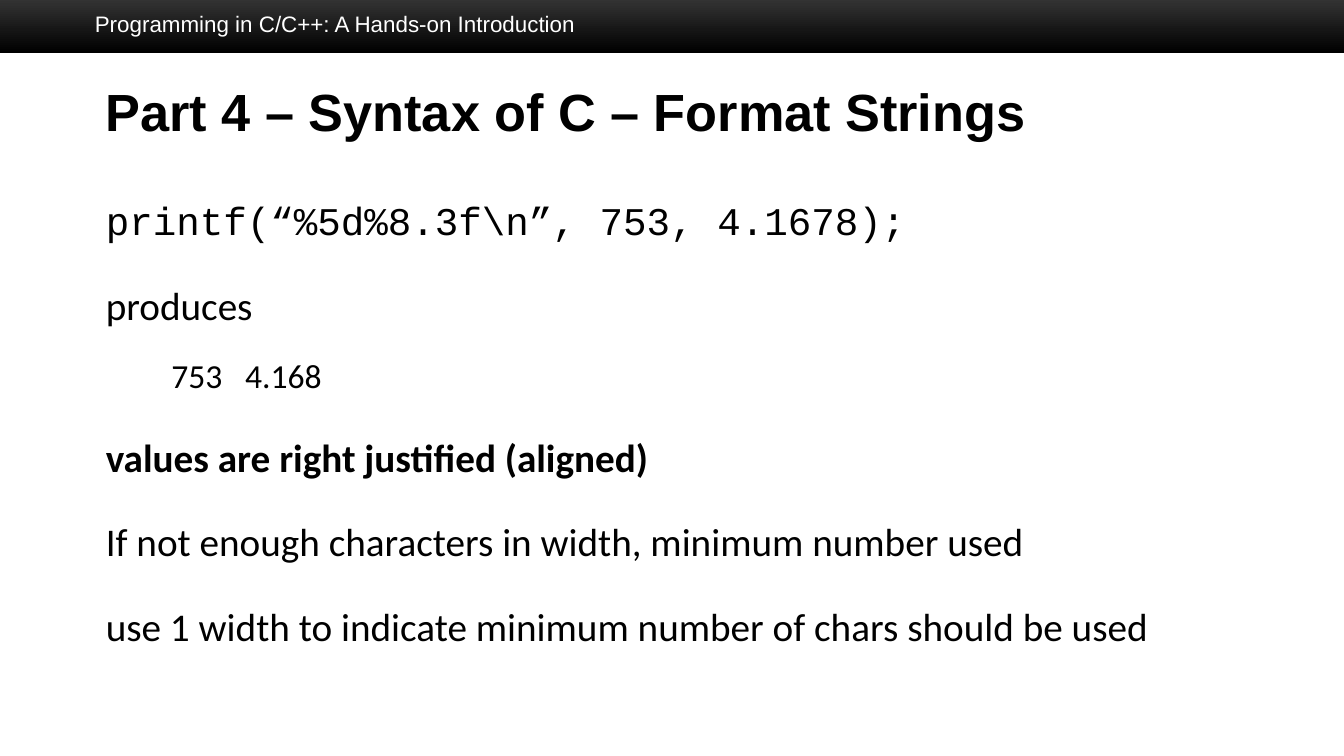
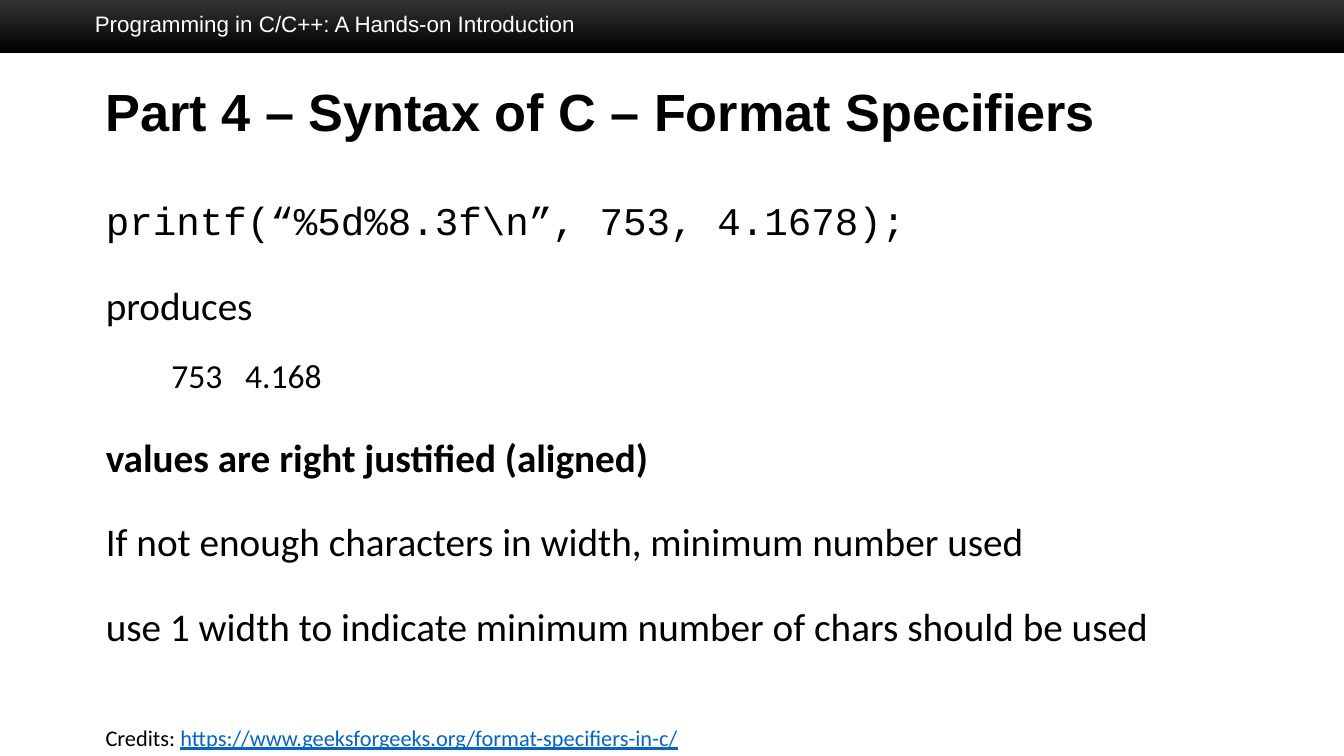
Before and after one commit to SuperBruceJia/SuperBruceJia.github.io, a slide deck: slide 36 of teaching/BU-Spring-2025-ECE327-Introduction-to-Software-Engineering/EC327-Lab-Session-2.pptx. Drawn at 1344x756 pixels with LibreOffice and Linux fonts; fonts in the diff are those of the drawing; background and template pictures are left out. Boxes give left, top, right and bottom in pixels: in the first picture for what was removed or moved away, otherwise in the second. Text is boxed around its words. In the diff, an @@ line names an element or a change of style, - is before the commit and + after.

```diff
--- a/teaching/BU-Spring-2025-ECE327-Introduction-to-Software-Engineering/EC327-Lab-Session-2.pptx
+++ b/teaching/BU-Spring-2025-ECE327-Introduction-to-Software-Engineering/EC327-Lab-Session-2.pptx
@@ title at (106,93,1095,142): text changed @@
-Part 4 – Syntax of C – Format Strings
+Part 4 – Syntax of C – Format Specifiers
@@ text added at (106,730,677,750), 12 pt, text #0563C1, underline @@
+Credits: https://www.geeksforgeeks.org/format-specifiers-in-c/
```
Also in this commit, not shown: 14 other slides changed, 1 other file.
